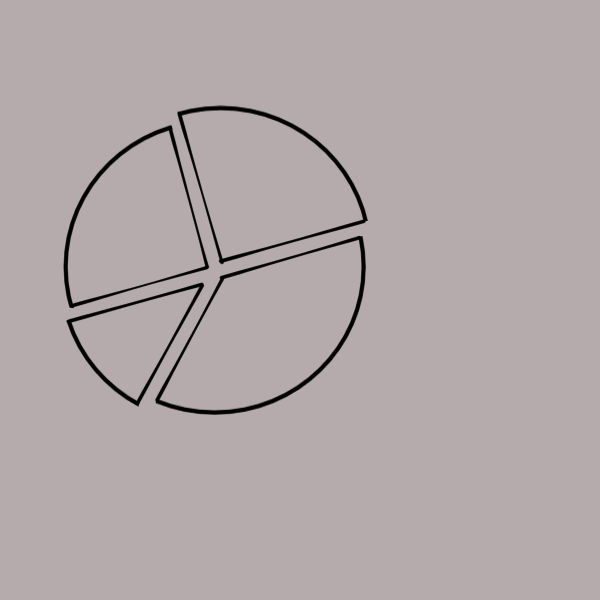
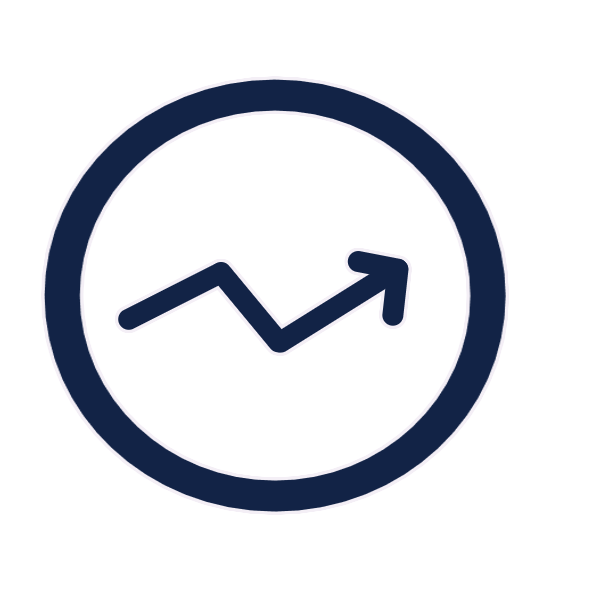
Comparing the layer stacks of the two 600px x 600px images. Changes:
hid "Pintar camada 2", painted on it over [0,13,457,461]
showed "Pintar camada 1", painted on it over [0,64,510,512]
hid "Plano de fundo", painted on it over [0,0,600,600]
